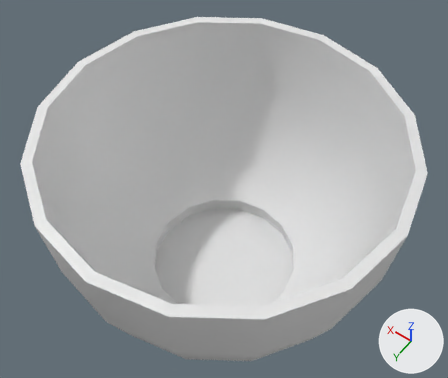
Two versions of the FBX model Assets/Art/StaticMesh/SM_Teacup.fbx, one commit apart.
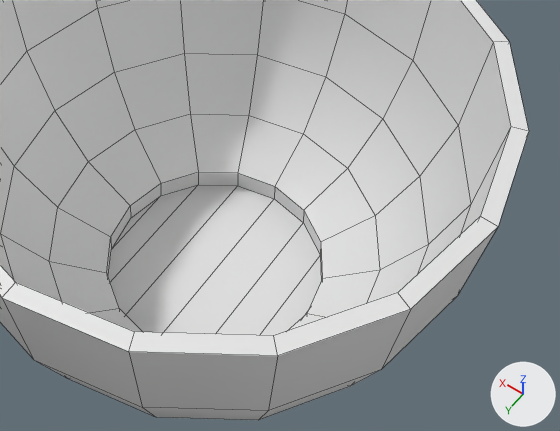
There are two pictures of each version: one whole from a 50 mm lens placed at (-0.0431, 0.0603, 0.1346), pointed at (0.0021, -0.0029, 0.0353), one close up on the part from 19% to 100% of the width and 23% to 97% of the height. Lighting does not change. The marker at lower right points along +X, +Y and +Z. The close-ups show mesh edges as thin lines. Where no turn or scale is listed for an object, it has been applied to the vertices.

Before the edit, the objects in view are built like this:
```python
me_sphere_001 = bpy.data.meshes.new('Sphere.001')
me_sphere_001.from_pydata(...)  # 192 vertices, 192 faces; spans x -0.035..0.035, y -0.035..0.035, z 0.0107..0.0543
me_sphere_001.materials.append(mat_clossettest)  # its picture is missing
ob_tea_cup = bpy.data.objects.new('Tea cup', me_sphere_001)
ob_tea_cup.location = (0.0, 0.0, 0.0)
```
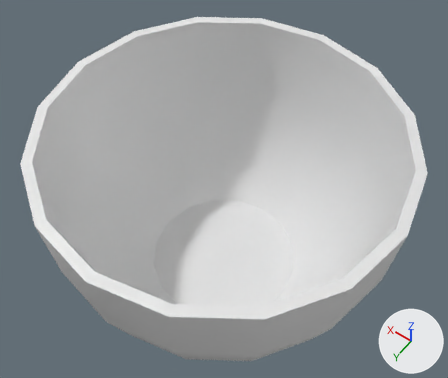
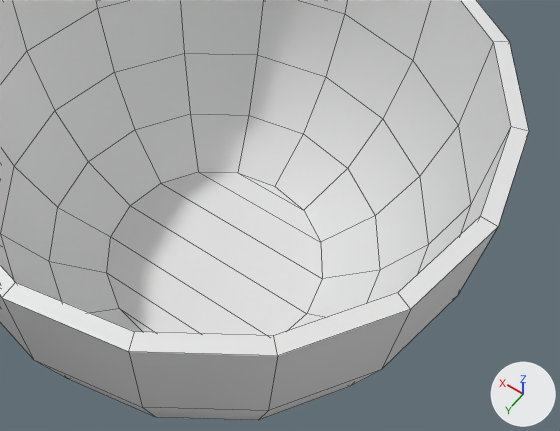
Where the newer file only moved an object's origin or applied its transform, the numbers keep the older frame.

Where the change shows, as pixel boxes [x1, y1, x2, y2] in the close-ups (560 x 431 px):
part 1 of me_sphere_001, cut back
    both: [107, 172, 322, 336]

Diff of the bpy script that builds the scene:
```diff
--- a/Assets/Art/StaticMesh/SM_Teacup.fbx.py
+++ b/Assets/Art/StaticMesh/SM_Teacup.fbx.py
@@ me_sphere_001 @@
 # used by ob_tea_cup; location = (0.0, 0.0, 0.0)
-me_sphere_001.from_pydata(...)  # 192 vertices, 192 faces; spans x -0.035..0.035, y -0.035..0.035, z 0.0107..0.0543
+me_sphere_001.from_pydata(...)  # 176 vertices, 176 faces; spans x -0.035..0.035, y -0.035..0.035, z 0.0107..0.0543
+# me_sphere_001 part 1
+# 16 vertices are removed from x -0.016..0.016, y -0.016..0.016, z 0.012
+# 24 faces are deleted
+# 8 new faces join them
 me_sphere_001.materials.append(mat_clossettest)
```
